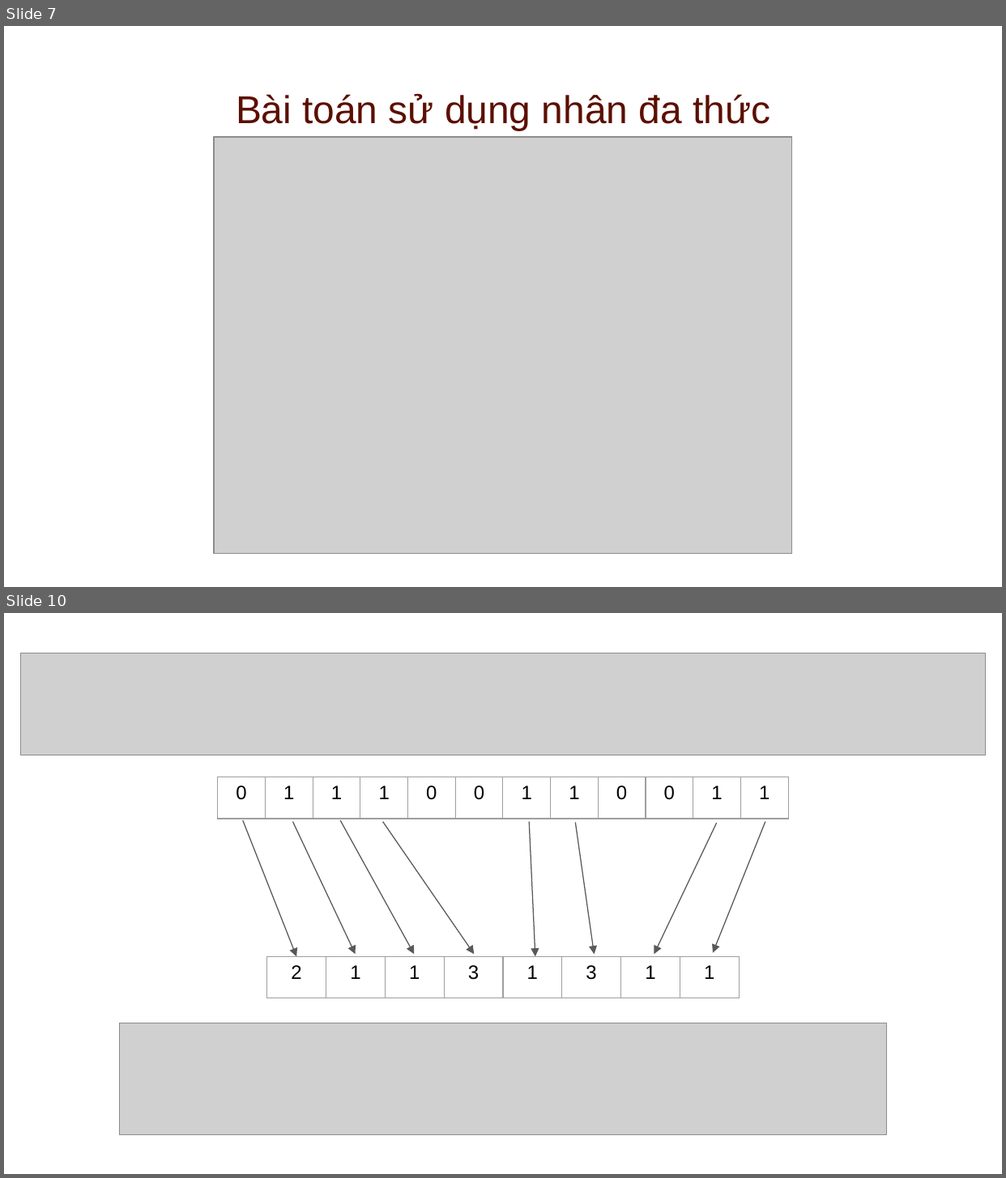
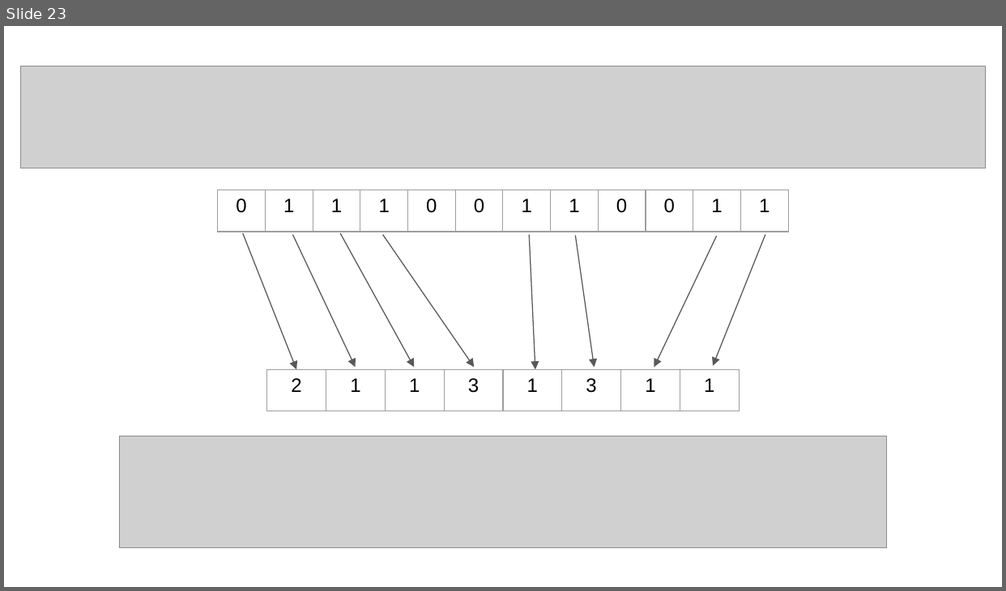
Before and after one commit to quangtung97-study/20181-design-algorithms, a slide deck: Slides/Design & Analysis FFT.odp. Shown one above the other, each under a label of ours: slides 7 and 10 before the commit, slide 23 after it; the slides between them are not shown. The pictures are 1006x1178 and 1006x591 pixels, drawn with LibreOffice and Linux fonts; fonts in the diff are those of the drawing; grey boxes stand for pictures. Boxes give left, top, right and bottom in pixels: in the first picture for what was removed or moved away, otherwise in the second. Text is boxed around its words. In the diff, an @@ line names an element or a change of style, - is before the commit and + after.

```diff
--- a/Slides/Design & Analysis FFT.odp
+++ b/Slides/Design & Analysis FFT.odp
@@ slide 7 removed at (x1=4, y1=26, x2=1002, y2=587), background #FFFFFF @@
@@ title removed at (x1=236, y1=93, x2=770, y2=130) @@
-Bài toán sử dụng nhân đa thức
@@ picture removed at (x1=214, y1=137, x2=792, y2=554) @@
@@ what was slide 10 is now slide 23 @@
```
Also in this commit, not shown: 2 slides changed, 8 slides added, 3 other files.
